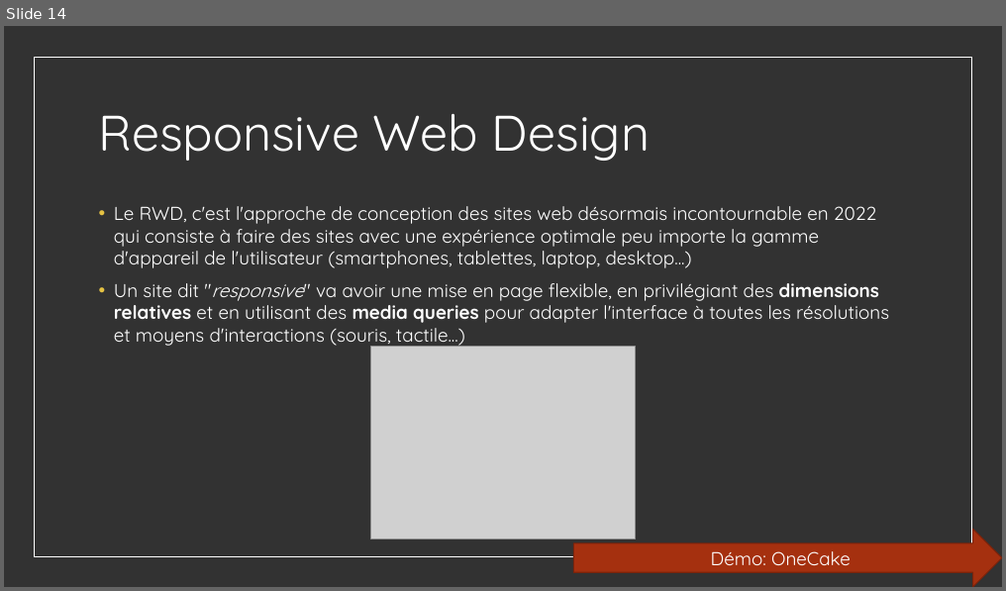
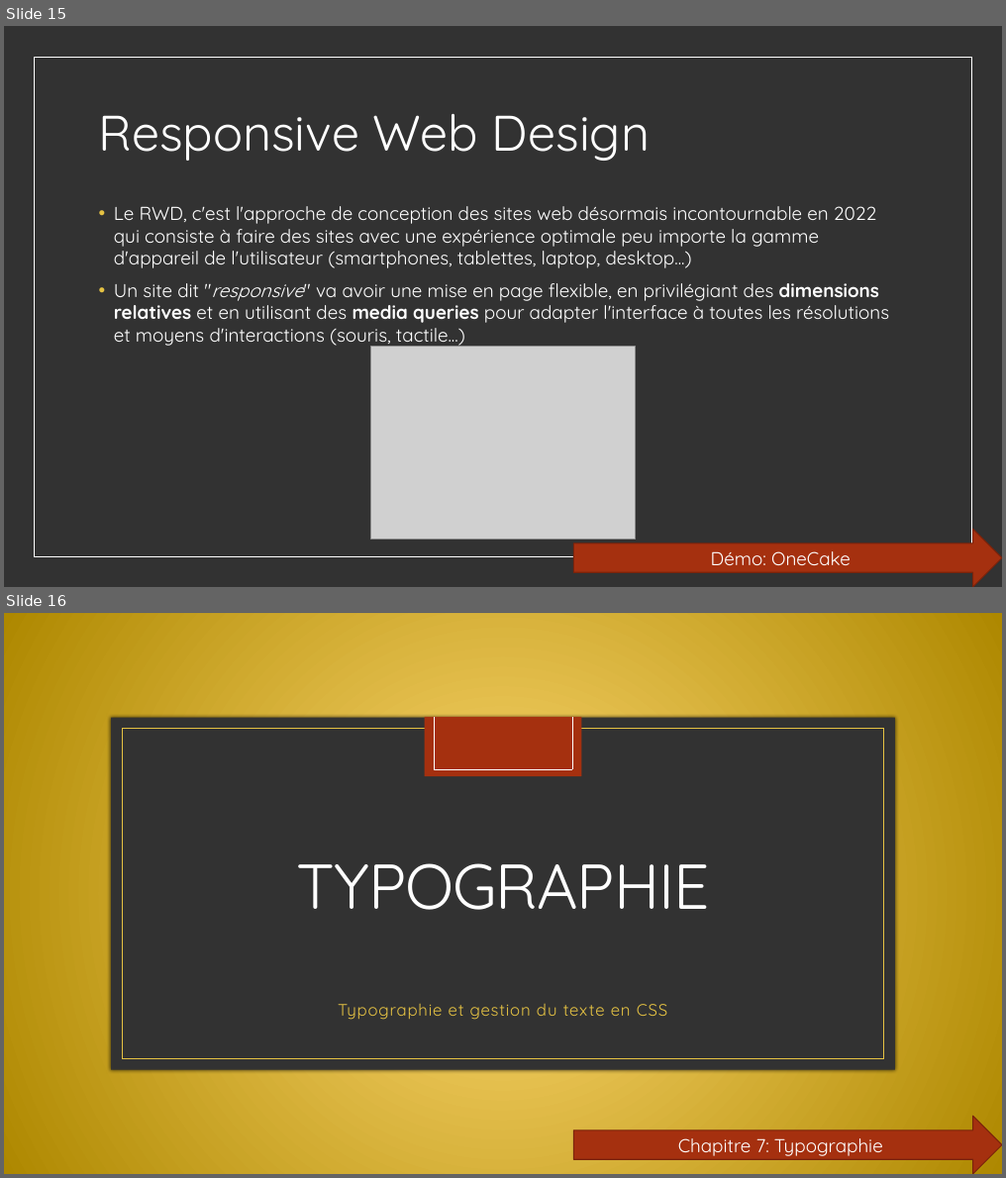
Before and after one commit to worldline/html-css-training, a slide deck: presenter_fr.pptx. Shown one above the other, each under a label of ours: slide 14 before the commit, slides 15 and 16 after it. The pictures are 1006x591 and 1006x1178 pixels, drawn with LibreOffice and Linux fonts; fonts in the diff are those of the drawing; grey boxes stand for pictures; background and template pictures are left out. Boxes give left, top, right and bottom in pixels: in the first picture for what was removed or moved away, otherwise in the second. Text is boxed around its words. In the diff, an @@ line names an element or a change of style, - is before the commit and + after.

```diff
--- a/presenter_fr.pptx
+++ b/presenter_fr.pptx
@@ slide 16 added at (x1=4, y1=613, x2=1002, y2=1174), background picture (left out) @@
@@ rectangle added at (x1=4, y1=613, x2=1002, y2=1174), fill gradient #FFDA74 to #AF8900 @@
@@ rectangle added at (x1=111, y1=717, x2=895, y2=1069), fill #323232 @@
@@ rectangle added at (x1=111, y1=718, x2=895, y2=1070), fill #323232 @@
@@ rectangle added at (x1=122, y1=728, x2=884, y2=1059), fill #323232, outline #E5C243 0.5 pt @@
@@ line added from (399, 717) to (399, 769), #F9CFC3 0.5 pt @@
@@ rectangle added at (x1=425, y1=717, x2=582, y2=777), fill #A5300F @@
@@ line added from (434, 717) to (434, 769), #F9CFC3 0.5 pt @@
@@ line added from (434, 717) to (434, 769), #FFFFFF 0.5 pt @@
@@ line added from (528, 717) to (528, 769), #F9CFC3 0.5 pt @@
@@ line added from (572, 717) to (572, 769), #F9CFC3 0.5 pt @@
@@ line added from (572, 717) to (572, 769), #FFFFFF 0.5 pt @@
@@ line added from (434, 769) to (572, 769), #FFFFFF 0.5 pt @@
@@ title added at (x1=296, y1=863, x2=709, y2=910), 61 pt, text #FFFFFF @@
+TYPOGRAPHIE
@@ text added at (x1=338, y1=1004, x2=667, y2=1020), 16 pt, text #E5C243 @@
+Typographie et gestion du texte en CSS
@@ right arrow added at (x1=573, y1=1116, x2=1002, y2=1174), fill #A5300F, outline #7A240B 1 pt, 18 pt, text #FFFFFF @@
+Chapitre 7: Typographie
@@ what was slide 14 is now slide 15 @@
```
Also in this commit, not shown: 5 slides changed, 7 other slides added, 18 other files.
